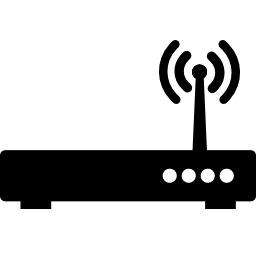
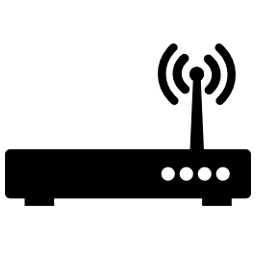
The second w=256, h=256 image is a revision of the first. Changes to its layers:
removed layer "Pasted Layer #1" over (191, 40, 241, 104)
removed layer "Pasted Layer" over (158, 40, 208, 104)
painted on "router.png" over (0, 43, 256, 210)
